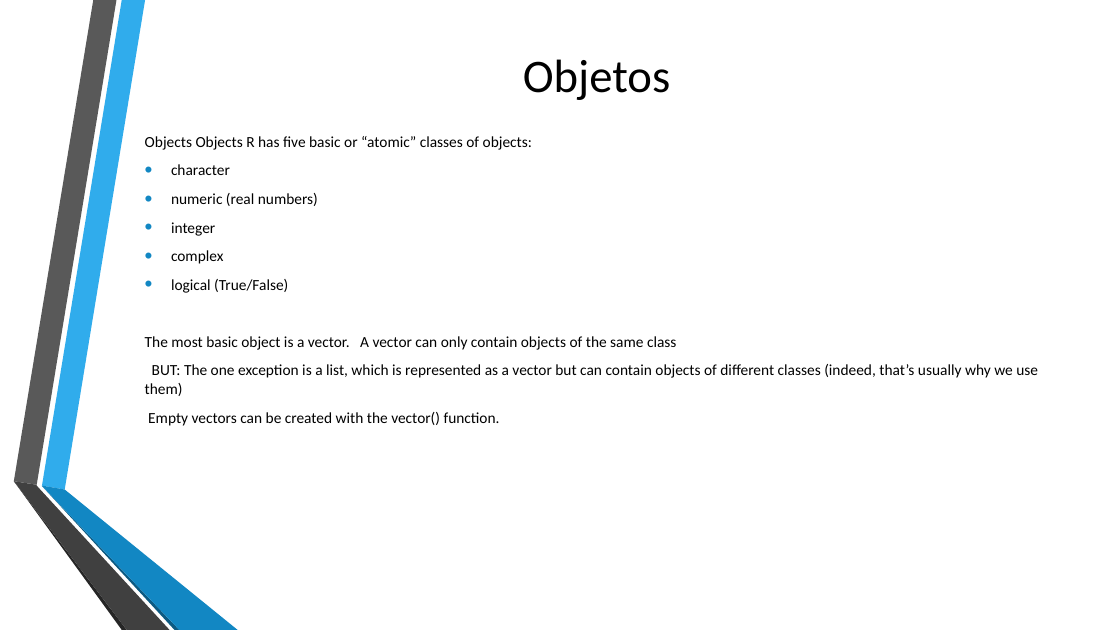
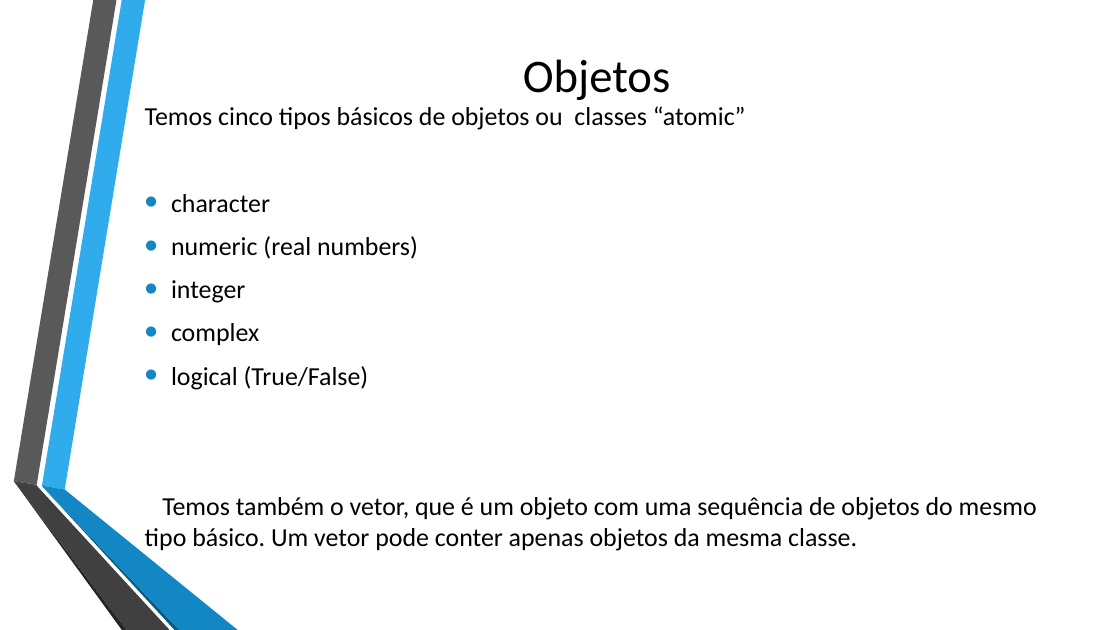
Before and after one commit to fabiocmazzo/workshop_fatec_ind, a slide deck: slide 9 of Apresentacao Linguagem R.pptx. Drawn at 1120x630 pixels with LibreOffice and Linux fonts; fonts in the diff are those of the drawing; background and template pictures are left out. Boxes give left, top, right and bottom in pixels: in the first picture for what was removed or moved away, otherwise in the second. Text is boxed around its words. In the diff, an @@ line names an element or a change of style, - is before the commit and + after.

```diff
--- a/Apresentacao Linguagem R.pptx
+++ b/Apresentacao Linguagem R.pptx
@@ text at bbox=[145, 106, 746, 130]: text changed; size 13.2 to 22.2 pt @@
-Objects Objects R has five basic or “atomic” classes of objects:
+Temos cinco tipos básicos de objetos ou classes “atomic”
@@ text at bbox=[171, 194, 418, 390]: size 13.2 to 22.2 pt in "character", "numeric (real numbers)", "integer", "complex" and 1 more places; more space between paragraphs @@
@@ text at bbox=[145, 497, 1037, 551]: text changed; size 13.2 to 22.2 pt @@
-The most basic object is a vector. A vector can only contain objects of the same class
-BUT: The one exception is a list, which is represented as a vector but can contain objects of different classes (indeed, that’s usually why we use them)
-Empty vectors can be created with the vector() function.
+Temos também o vetor, que é um objeto com uma sequência de objetos do mesmo tipo básico. Um vetor pode conter apenas objetos da mesma classe.
```
Also in this commit, not shown: 4 other slides changed.
